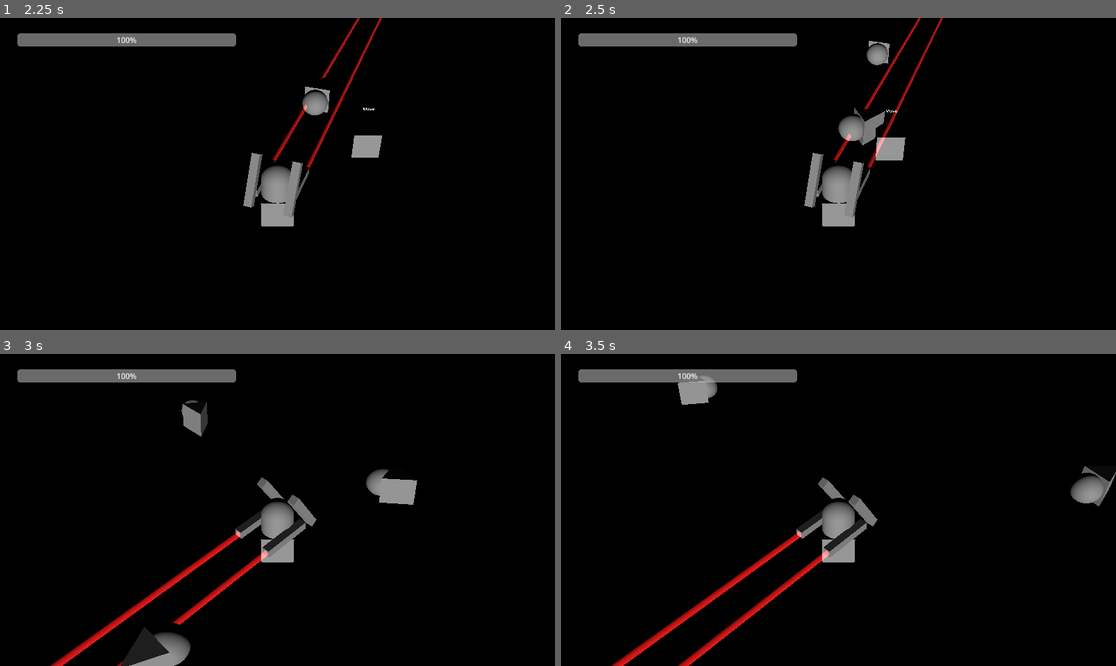
Above: before the commit, frames 1-4 (two rows, left to right).
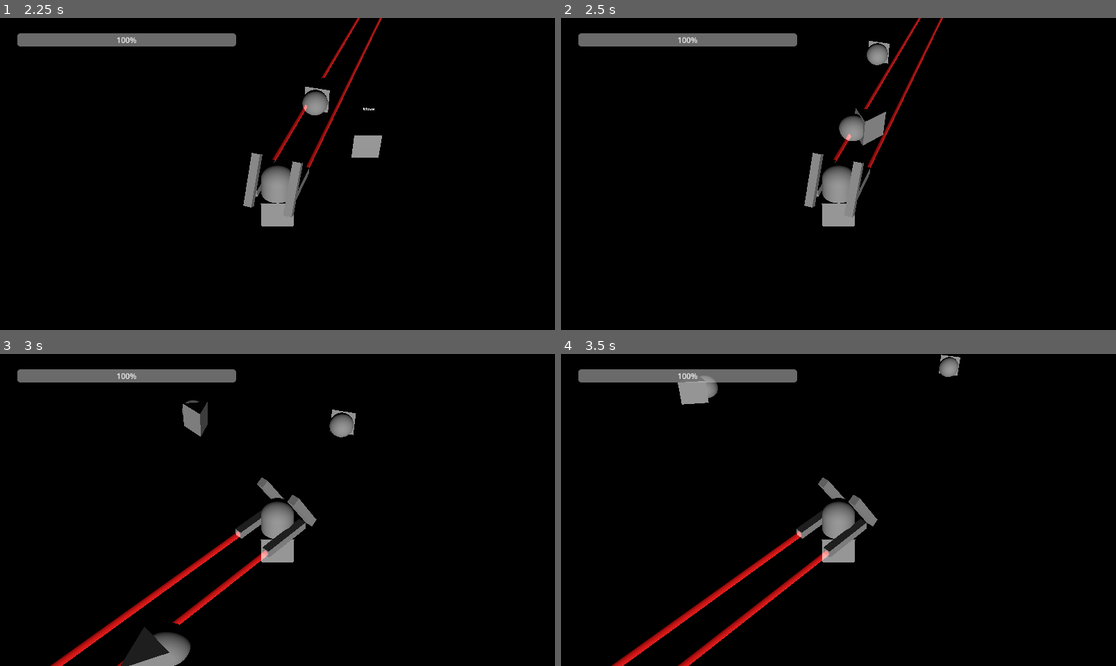
Above: after the commit, the same moments.

Repository: Boyquotes/Mech-Farmer
Game: Godot game, scene res://levels/debug.tscn
Same seed, same stepped clock (60 frames per second), same inputs: the game is played once before the commit and once after it.
Inputs (mouse positions are in pixels of both pictures, inside the frame that each line leads up to):
- Up to frame 1 (2.25 s): tap Enter at 0.5 s; move the mouse to (399, 158) at 0.52 s; press the mouse at (399, 158) at 0.53 s; hold D (move_right) 0.53-1.28 s; move the mouse to (166, 189) at 1.27 s; release the mouse at (166, 189) at 1.28 s; hold S (move_down) 1.28-2.03 s; right-click (166, 189) at 1.35 s; move the mouse to (333, 105) at 2.02 s; press the mouse at (333, 105) at 2.03 s; hold D (move_right) from 2.03 s (still down)
- Up to frame 2 (2.5 s): keep holding D (move_right)
- Up to frame 3 (3 s): move the mouse to (249, 572) at 2.77 s; release D (move_right) at 2.78 s; release the mouse at (249, 572) at 2.78 s; hold W (move_up) from 2.78 s (still down); right-click (249, 572) at 2.85 s; click (249, 572) at 2.92 s
- Up to frame 4 (3.5 s): keep holding W (move_up)

Frame 1 is identical in both runs. In frame 2, 0.5% of the frame differs, in the area x 49-63%, y 28-46%; in frame 3, 1.0%, in the area x 32-76%, y 14-49%; in frame 4, 0.8%.

Commit message:
added enemy_spawner and behavior

Diff:
--- a/levels/debug.tscn
+++ b/levels/debug.tscn
@@ -6,6 +6,8 @@
 [ext_resource type="PackedScene" uid="uid://bj4xgn05k5xvf" path="res://prefabs/characters/player.tscn" id="4_pqnvq"]
 [ext_resource type="PackedScene" uid="uid://e5ph860sy4bu" path="res://prefabs/characters/enemy_00.tscn" id="5_5ius6"]
 [ext_resource type="Script" path="res://scripts/levels/game_manager/game_manager.gd" id="6_c4vho"]
+[ext_resource type="PackedScene" uid="uid://uclavqvecf70" path="res://models/characters/enemy-spawner.glb" id="7_gk8rr"]
+[ext_resource type="Script" path="res://scripts/enemy/spawner/enemy_spawner.gd" id="8_24b0f"]
 
 [sub_resource type="BoxShape3D" id="BoxShape3D_4yuv3"]
 size = Vector3(60, 2, 60)
@@ -102,5 +104,21 @@
 [node name="GameManager" type="Node" parent="."]
 script = ExtResource("6_c4vho")
 
+[node name="Enemy00" parent="." instance=ExtResource("5_5ius6")]
+transform = Transform3D(1, 0, 0, 0, 1, 0, 0, 0, 1, 12.3126, 2, 16.4003)
+
+[node name="Enemy01" parent="." instance=ExtResource("5_5ius6")]
+transform = Transform3D(1, 0, 0, 0, 1, 0, 0, 0, 1, -8.13802, 2, 19.7269)
+
+[node name="enemy-spawner" parent="." node_paths=PackedStringArray("target") instance=ExtResource("7_gk8rr")]
+transform = Transform3D(1, 0, 0, 0, 1, 0, 0, 0, 1, 18.5233, 1, 20.2692)
+script = ExtResource("8_24b0f")
+enemy_scene = ExtResource("5_5ius6")
+target = NodePath("../Player")
+
+[node name="CanSpawnTimer" type="Timer" parent="enemy-spawner"]
+autostart = true
+
 [connection signal="pressed" from="GameOver/Button" to="GameOver" method="_on_button_pressed"]
 [connection signal="state_changed" from="Player" to="DebugMenu" method="_on_player_state_changed"]
+[connection signal="timeout" from="enemy-spawner/CanSpawnTimer" to="enemy-spawner" method="_on_can_spawn_timer_timeout"]
--- a/prefabs/characters/enemy_00.tscn
+++ b/prefabs/characters/enemy_00.tscn
@@ -12,7 +12,7 @@
 [node name="Enemy00" type="CharacterBody3D"]
 transform = Transform3D(1, 0, 0, 0, 1, 0, 0, 0, 1, 0, 0.5, 0)
 collision_layer = 4
-collision_mask = 2
+collision_mask = 6
 script = ExtResource("1_8lni6")
 
 [node name="CollisionShape3D" type="CollisionShape3D" parent="."]
--- a/scripts/enemy/basic/state_machine.gd
+++ b/scripts/enemy/basic/state_machine.gd
@@ -5,18 +5,20 @@
 var states_stack = []
 var current_state = null
 
-@export var max_health:= 20
+@export var max_health:= 10
 
 @onready var health = max_health
 @onready var invincible := false
 
-@onready var target = get_node("%Player")
+@export var target: Node3D
 @onready var states_map = {
 	"idle": $States/Idle,
 	"move": $States/Move,
 }
 
 func _ready():
+	if target == null:
+		target = get_node("%Player")
 	for state_node in $States.get_children():
 		state_node.finished.connect(_change_state)
 	states_stack.push_front($States/Idle)
--- a/scripts/enemy/basic/states/motion/on_ground/move.gd
+++ b/scripts/enemy/basic/states/motion/on_ground/move.gd
@@ -3,9 +3,9 @@
 const SPEED = 50
 
 func enter():
-    speed = 0.0
+	speed = 0.0
 
 func update(delta):
-    var velocity = owner.global_position.direction_to(owner.target.global_position)
-    owner.velocity = velocity * SPEED * delta
-    owner.move_and_slide()
+	var velocity = owner.global_position.direction_to(owner.target.global_position)
+	owner.velocity = velocity * SPEED * delta
+	owner.move_and_slide()
--- /dev/null
+++ b/scripts/enemy/spawner/enemy_spawner.gd
@@ -0,0 +1,16 @@
+extends Node3D
+
+@export var enemy_scene: PackedScene
+@export var target: Node3D
+
+@onready var can_spawn_timer = $CanSpawnTimer
+
+
+
+func _on_can_spawn_timer_timeout():
+	var enemy = enemy_scene.instantiate()  # Create an instance of the projectile scene
+	owner.add_child(enemy)  # Add the projectile to the parent node
+
+	enemy.transform = self.transform  # Set the starting position of the projectile
+	enemy.target = target
+	can_spawn_timer.start()
--- a/scripts/player/state_machine.gd
+++ b/scripts/player/state_machine.gd
@@ -8,7 +8,6 @@
 signal health_adjust(health_value)
 signal game_over
 
-@export var bullet_scene: PackedScene
 @export var max_health:= 20
 
 @onready var health = max_health
Not shown: 1 places in levels/debug.tscn that only renumber resources
Binary file added: models/characters/enemy-spawner.glb
Not shown, added: models/characters/enemy-spawner.glb.import
